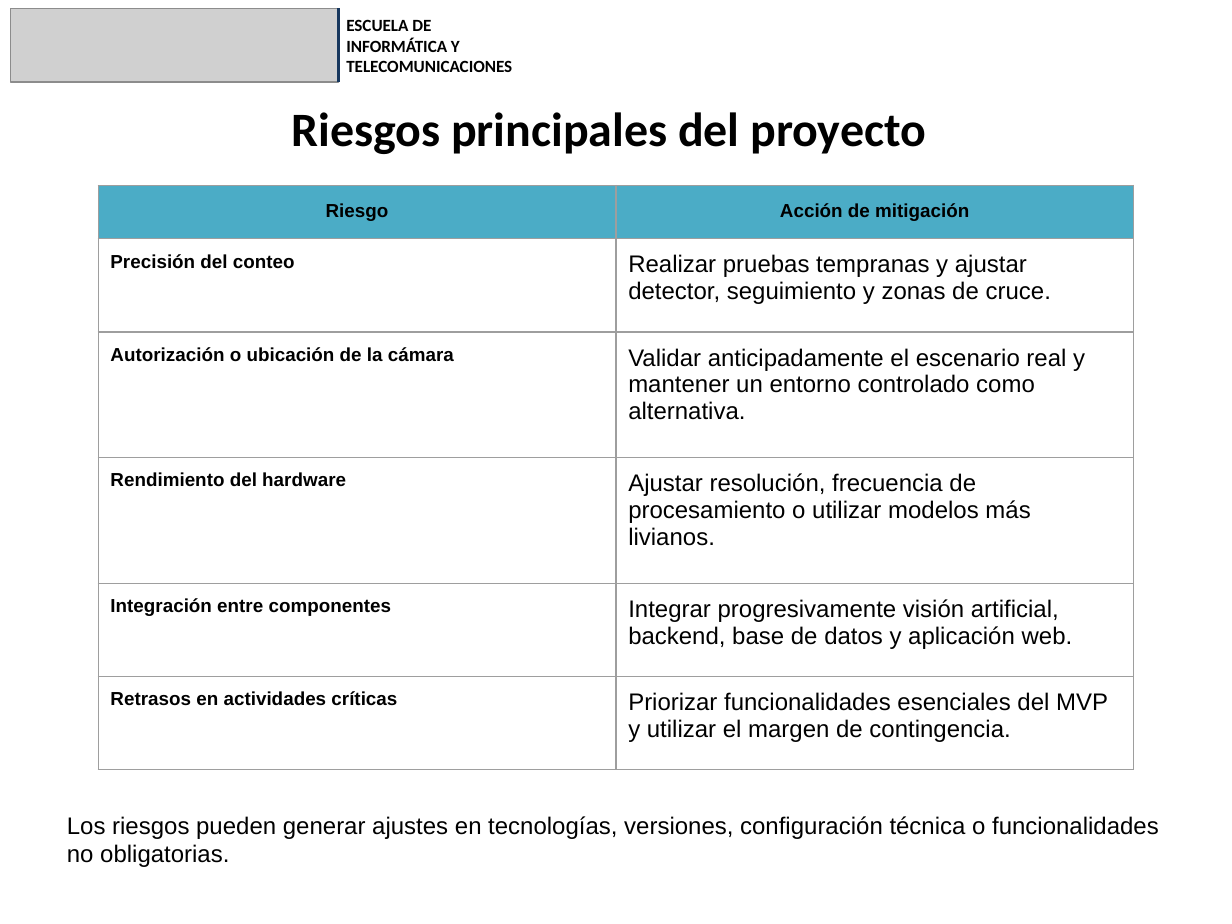
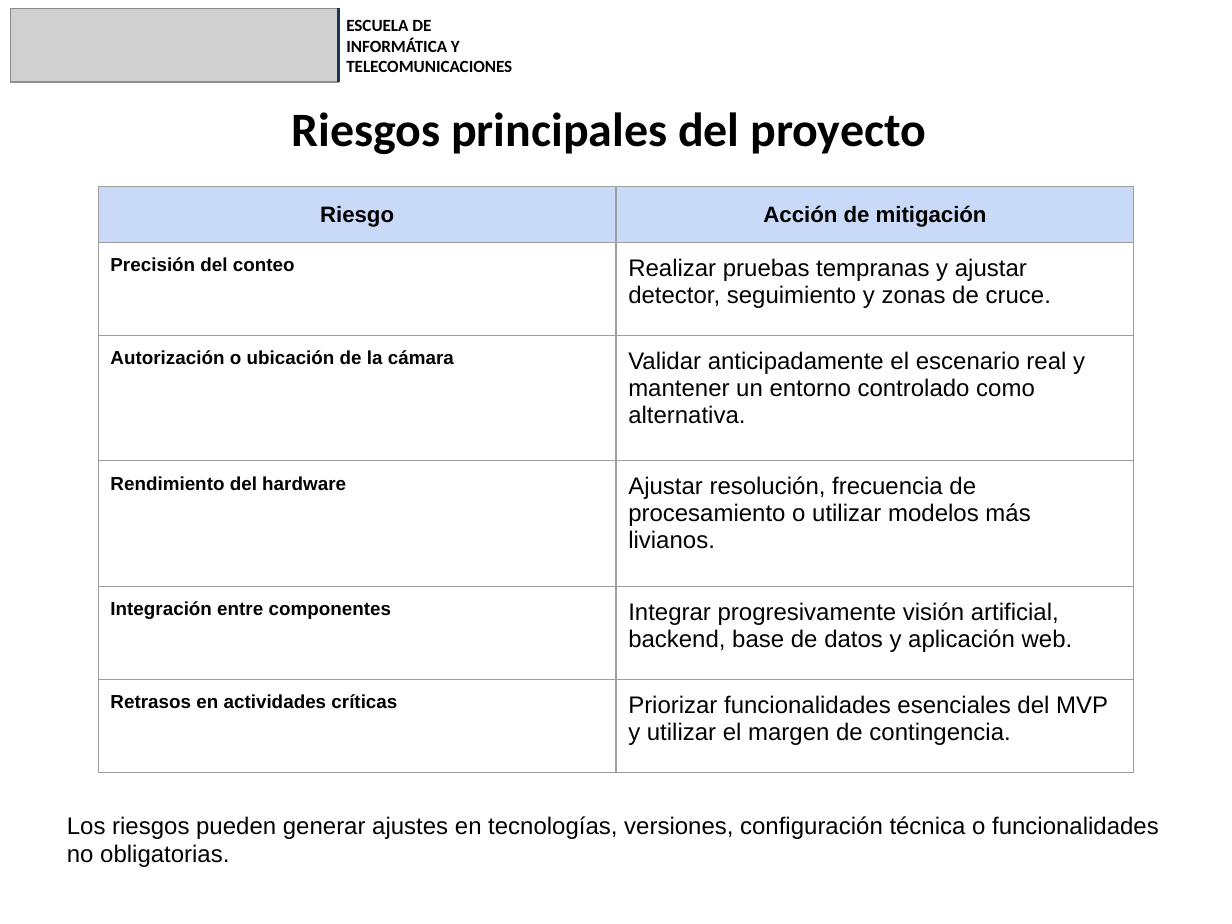
Before and after one commit to SrBodoque/ProyectoCapstone-AntonioVaras-ProfAldoMartinez-802D, a slide deck: slide 11 of Fase_1/Evidencias_Grupales/Presentación Proyecto.pptx (slide 9 before the commit). Drawn at 1232x924 pixels with LibreOffice and Linux fonts; fonts in the diff are those of the drawing; grey boxes stand for pictures. Boxes give left, top, right and bottom in pixels: in the first picture for what was removed or moved away, otherwise in the second. Text is boxed around its words. In the diff, an @@ line names an element or a change of style, - is before the commit and + after.

```diff
--- a/Fase_1/Evidencias_Grupales/Presentación Proyecto.pptx
+++ b/Fase_1/Evidencias_Grupales/Presentación Proyecto.pptx
@@ table at bbox=[99, 187, 1133, 749] @@
@@ fill #4BACC6 to #C9DAF8 in row 1 @@
@@ size 11 to 13 pt in "Riesgo", "Acción de mitigación" @@
```
Also in this commit, not shown: 4 other slides changed, 1 slide added, 1 other file.
